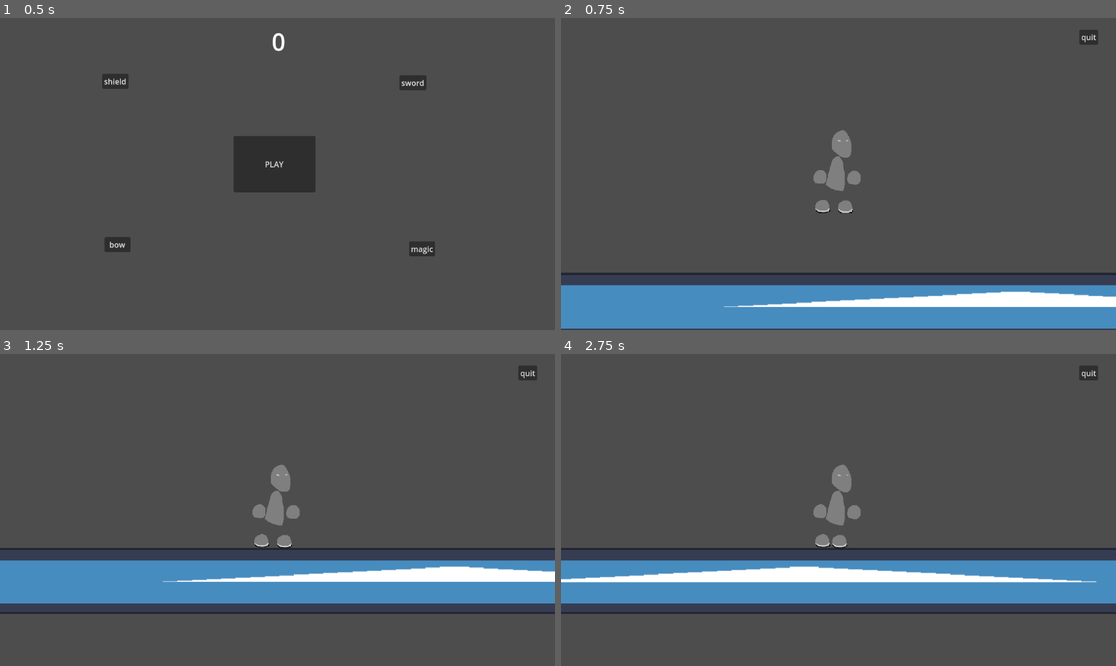
Above: before the commit, frames 1-4 (two rows, left to right).
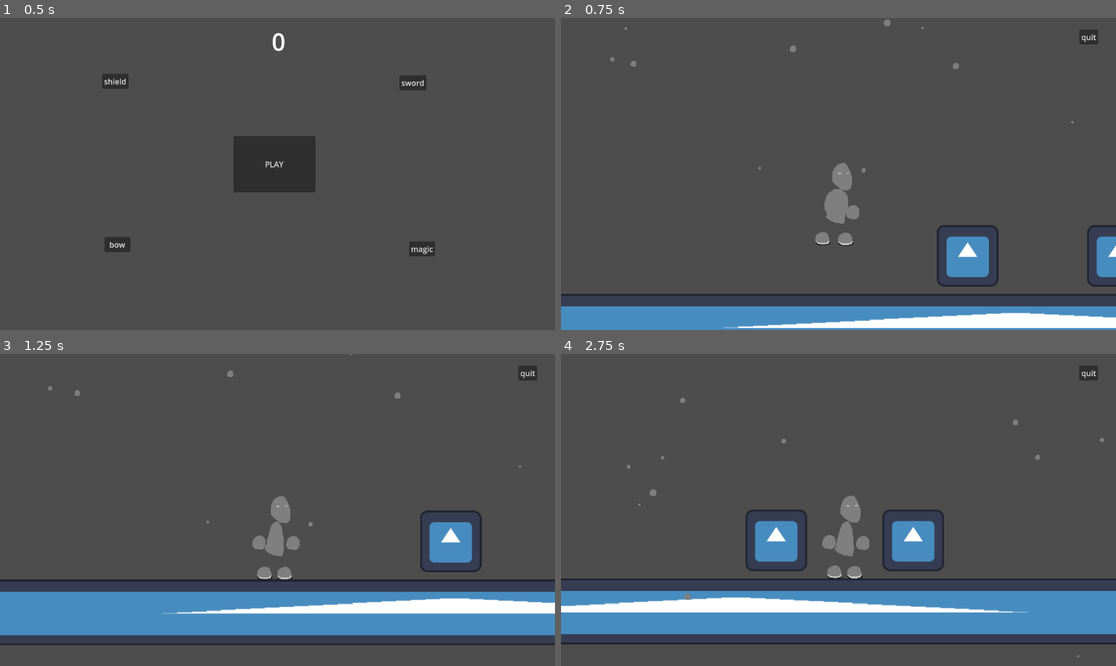
Above: after the commit, the same moments.

Repository: MORF11/gd_sns
Game: Godot game, scene res://main.tscn
The game is run twice, just before and just after one commit, with the same random seed, the same clock (stepped at 60 frames per second) and the same inputs. The engine's default icon, where the game draws it, is replaced by a stand-in: a white triangle on a blue panel in a dark square.
Inputs (mouse positions are in pixels of both pictures, inside the frame that each line leads up to):
- Up to frame 1 (0.5 s): no input
- Up to frame 2 (0.75 s): click "PLAY" at 0.5 s
- Up to frame 3 (1.25 s): no input
- Up to frame 4 (2.75 s): tap Enter at 1.25 s; move the mouse to (960, 494) at 1.27 s; press the mouse at (960, 494) at 1.28 s; hold D (right) 1.28-2 s; tap Up (ui_up) at 1.52 s; right-click (960, 494) at 1.55 s; release the mouse at (960, 494) at 2 s; drag from (727, 525) to (810, 572) at 2.02 s

Frame 1 is identical in both runs. In frame 2, 13% of the frame differs, in the area x 0-100%, y 0-100%; in frame 3, 24%; in frame 4, 25%, in the area x 0-100%, y 14-98%.

Commit message:
abubabube

Diff:
--- a/sns_minigames/apple.gd
+++ b/sns_minigames/apple.gd
@@ -1,11 +1,4 @@
 extends CharacterBody2D
-
-#@onready var me = $"."
-#@onready var chrctr = $"../chrctr"
-#func _process(delta: float) -> void:
-	#velocity = Vector2.ZERO
-	#velocity = me.position.direction_to(chrctr.position) * 25000 * delta
-	#move_and_slide()
 
 @export var is_spawned = false
 @export var sp = 25000
--- a/sns_minigames/arrow.gd
+++ b/sns_minigames/arrow.gd
@@ -1,4 +1,6 @@
 extends CharacterBody2D
+
+@export var dmg = 0
 
 func _process(_delta: float) -> void:
 	$".".rotate(get_angle_to($".".position+velocity))
@@ -9,8 +11,13 @@
 
 
 func _on_area_2d_body_entered(body: Node2D) -> void:
-	if body is StaticBody2D:
+	if body.get_parent().name == "targets":
 		body.del(0.1)
 		$"..".score += 1
 		velocity *= 0.7
-		$"..".get_child(4).add()
+		$"..".get_child(3).add()
+	elif false:
+		pass
+		# do dmg to enemy (dmg itself in arg)
+	elif body is StaticBody2D:
+		queue_free()
--- /dev/null
+++ b/sns_minigames/base_enemy.gd
@@ -0,0 +1,14 @@
+extends CharacterBody2D
+
+var dmg = 10
+var side = -1 if randi()%2 == 1 else 1
+
+func _physics_process(delta: float) -> void:
+	if abs(velocity.x) < 200:
+		velocity.x += 500*side*delta
+	move_and_slide()
+
+
+func _on_area_2d_body_entered(body: Node2D) -> void:
+	if body.collision_layer == 2 or body.collision_layer == 4:
+		side *= -1
--- /dev/null
+++ b/sns_minigames/base_enemy.tscn
@@ -0,0 +1,34 @@
+[gd_scene load_steps=5 format=3 uid="uid://dk57ijnuluowh"]
+
+[ext_resource type="Script" uid="uid://bfeyf6rufbxm2" path="res://base_enemy.gd" id="1_72wxb"]
+[ext_resource type="Texture2D" uid="uid://b08mv82n1aiaj" path="res://icon.svg" id="1_vaaym"]
+
+[sub_resource type="RectangleShape2D" id="RectangleShape2D_72wxb"]
+size = Vector2(126, 127)
+
+[sub_resource type="RectangleShape2D" id="RectangleShape2D_nxij1"]
+size = Vector2(132, 127)
+
+[node name="CharacterBody2D" type="CharacterBody2D"]
+collision_layer = 2
+collision_mask = 6
+script = ExtResource("1_72wxb")
+
+[node name="Icon" type="Sprite2D" parent="."]
+texture_filter = 2
+texture = ExtResource("1_vaaym")
+
+[node name="CollisionShape2D" type="CollisionShape2D" parent="."]
+position = Vector2(0, 0.5)
+shape = SubResource("RectangleShape2D_72wxb")
+
+[node name="Area2D" type="Area2D" parent="."]
+position = Vector2(-0.5, 0)
+collision_layer = 2
+collision_mask = 6
+
+[node name="CollisionShape2D" type="CollisionShape2D" parent="Area2D"]
+position = Vector2(0.5, -1.5)
+shape = SubResource("RectangleShape2D_nxij1")
+
+[connection signal="body_entered" from="Area2D" to="." method="_on_area_2d_body_entered"]
--- a/sns_minigames/camtar.gd
+++ b/sns_minigames/camtar.gd
@@ -2,13 +2,8 @@
 
 var sp = 3
 
-func _process(_delta: float) -> void:
+func _physics_process(delta: float) -> void:
 	if position.distance_to($"../CharacterBody2D".position) != 0:
 		if position.distance_to($"../CharacterBody2D".position) > 70:
-			sp = 7
-		else:
-			sp = 5
-		position.x = move_toward(position.x,$"../CharacterBody2D".position.x,sp)
-		position.y = move_toward(position.y,$"../CharacterBody2D".position.y,sp)
-		$"..".get_parent().get_child(5).position = Vector2(position.x+500,position.y-300)
-		print(sp)
+			position = position.lerp($"../CharacterBody2D".position,4*delta)
+	$"..".get_parent().get_child(5).position = Vector2(position.x+500,position.y-300)
--- a/sns_minigames/char.gd
+++ b/sns_minigames/char.gd
@@ -2,48 +2,69 @@
 
 @export var ml_dmg = 0
 @export var hp = 0
-@export var ult_dmg = 0
+@export var ult_regen = 0
 @export var rg_dmg = 0
-var j_fl = false
+@onready var a = $AnimationPlayer
 var side = 'r'
+var unbreakable = ["atack","range","ult"]
+var ar = preload("res://arrow.tscn")
+var ins
 
 func _ready() -> void:
-	$AnimationPlayer.play("idle")
+	a.play("idle")
 
 
 func _physics_process(delta):
+	if a.current_animation == "range":
+			a.speed_scale = 0.5
+	else:
+		a.speed_scale = 1
+
 	if not is_on_floor():
 		velocity.y += 9.8 * delta * 300
-		if j_fl and velocity.y > 0:
-			velocity.y += 500
-			j_fl = false
 
 	if Input.is_action_pressed("up") and is_on_floor():
-		velocity.y += -2000
-		j_fl = true
+		velocity.y += -1400
+		a.play("fall")
 
-	if Input.is_action_pressed("right") and abs(velocity.x) < 500:
-		velocity.x += 100
-		$AnimationPlayer.play("walk")
+	if Input.is_action_pressed("right") and abs(velocity.x) < 700:
+		velocity.x += 200
+		if is_on_floor():
+			if a.current_animation not in unbreakable:
+				a.play("walk")
 		if side != 'r':
 			scale.x = -0.6
 			side = 'r'
-	elif Input.is_action_pressed("left") and abs(velocity.x) < 500:
-		velocity.x -= 100
-		$AnimationPlayer.play("walk")
+	elif Input.is_action_pressed("left") and abs(velocity.x) < 700:
+		velocity.x -= 200
+		if is_on_floor():
+			if a.current_animation not in unbreakable:
+				a.play("walk")
 		if side != 'l':
 			scale.x = -0.6
 			side = 'l'
 
 	if Input.is_action_pressed("atack"):
-		print(1)
+		if a.current_animation not in unbreakable:
+			a.play("atack")
 	elif Input.is_action_pressed("range"):
-		print(2)
+		if not a.current_animation == "range":
+			ins = ar.instantiate()
+			ins.dmg = rg_dmg
+			ins.scale *= 1 if side == 'r' else -1
+			ins.velocity = Vector2(1500,-150) if side == 'r' else Vector2(-1500,-150)
+			ins.position = $Arm.global_position
+			$"..".add_child(ins)
+		a.play("range")
 	elif Input.is_action_pressed("ult"):
 		print(3)
 
-	if not Input.is_anything_pressed():
-		$AnimationPlayer.play("idle")
+	if not Input.is_anything_pressed() and is_on_floor():
+		if a.current_animation not in unbreakable:
+			a.play("idle")
+	if not is_on_floor():
+			if a.current_animation not in unbreakable:
+				a.play("fall")
 
-	velocity *= 0.92
+	velocity.x *= 0.9
 	move_and_slide()
--- a/sns_minigames/char.tscn
+++ b/sns_minigames/char.tscn
@@ -81,7 +81,7 @@
 "times": PackedFloat32Array(0),
 "transitions": PackedFloat32Array(1),
 "update": 0,
-"values": [0.31066862]
+"values": [0.0]
 }
 tracks/6/type = "value"
 tracks/6/imported = false
@@ -117,7 +117,7 @@
 "times": PackedFloat32Array(0),
 "transitions": PackedFloat32Array(1),
 "update": 0,
-"values": [0.15533431]
+"values": [0.0]
 }
 
 [sub_resource type="Animation" id="Animation_aukrg"]
@@ -154,7 +154,7 @@
 tracks/2/interp = 1
 tracks/2/loop_wrap = true
 tracks/2/keys = {
-"times": PackedFloat32Array(0, 0.1, 0.2424757),
+"times": PackedFloat32Array(0, 0.1, 0.23333333),
 "transitions": PackedFloat32Array(1, 1, 1),
 "update": 0,
 "values": [Vector2(-62, 10), Vector2(170, -68), Vector2(-62, 10)]
@@ -182,6 +182,94 @@
 "transitions": PackedFloat32Array(1, 1, 1),
 "update": 0,
 "values": [Vector2(55, 15), Vector2(44, 27), Vector2(55, 15)]
+}
+tracks/5/type = "value"
+tracks/5/imported = false
+tracks/5/enabled = true
+tracks/5/path = NodePath("Head:rotation")
+tracks/5/interp = 1
+tracks/5/loop_wrap = true
+tracks/5/keys = {
+"times": PackedFloat32Array(0, 0.23333333),
+"transitions": PackedFloat32Array(1, 1),
+"update": 0,
+"values": [0.0, 0.0]
+}
+tracks/6/type = "value"
+tracks/6/imported = false
+tracks/6/enabled = true
+tracks/6/path = NodePath("Body:rotation")
+tracks/6/interp = 1
+tracks/6/loop_wrap = true
+tracks/6/keys = {
+"times": PackedFloat32Array(0, 0.23333333),
+"transitions": PackedFloat32Array(1, 1),
+"update": 0,
+"values": [0.0, 0.0]
+}
+
+[sub_resource type="Animation" id="Animation_4phwq"]
+resource_name = "fall"
+loop_mode = 1
+tracks/0/type = "value"
+tracks/0/imported = false
+tracks/0/enabled = true
+tracks/0/path = NodePath("Arm2:position")
+tracks/0/interp = 1
+tracks/0/loop_wrap = true
+tracks/0/keys = {
+"times": PackedFloat32Array(0, 0.46666667, 1),
+"transitions": PackedFloat32Array(1, 1, 1),
+"update": 0,
+"values": [Vector2(83, -113), Vector2(81, -102), Vector2(83, -113)]
+}
+tracks/1/type = "value"
+tracks/1/imported = false
+tracks/1/enabled = true
+tracks/1/path = NodePath("Arm:position")
+tracks/1/interp = 1
+tracks/1/loop_wrap = true
+tracks/1/keys = {
+"times": PackedFloat32Array(0, 0.43333334, 1),
+"transitions": PackedFloat32Array(1, 1, 1),
+"update": 0,
+"values": [Vector2(-67, -110), Vector2(-66, -100), Vector2(-67, -110)]
+}
+tracks/2/type = "value"
+tracks/2/imported = false
+tracks/2/enabled = true
+tracks/2/path = NodePath("Leg2:position")
+tracks/2/interp = 1
+tracks/2/loop_wrap = true
+tracks/2/keys = {
+"times": PackedFloat32Array(0, 0.43333334, 1),
+"transitions": PackedFloat32Array(1, 1, 1),
+"update": 0,
+"values": [Vector2(58.999996, 83), Vector2(60.999996, 73), Vector2(58.999996, 83)]
+}
+tracks/3/type = "value"
+tracks/3/imported = false
+tracks/3/enabled = true
+tracks/3/path = NodePath("Leg:position")
+tracks/3/interp = 1
+tracks/3/loop_wrap = true
+tracks/3/keys = {
+"times": PackedFloat32Array(0, 0.43333334, 1),
+"transitions": PackedFloat32Array(1, 1, 1),
+"update": 0,
+"values": [Vector2(-53, 107), Vector2(-60, 121), Vector2(-53, 107)]
+}
+tracks/4/type = "value"
+tracks/4/imported = false
+tracks/4/enabled = true
+tracks/4/path = NodePath("Head:rotation")
+tracks/4/interp = 1
+tracks/4/loop_wrap = true
+tracks/4/keys = {
+"times": PackedFloat32Array(0, 0.4, 1),
+"transitions": PackedFloat32Array(1, 1, 1),
+"update": 0,
+"values": [0.0, 0.12217305, 0.0]
 }
 
 [sub_resource type="Animation" id="Animation_4qfe4"]
@@ -255,6 +343,118 @@
 tracks/5/loop_wrap = true
 tracks/5/keys = {
 "times": PackedFloat32Array(-0.06666668, 1),
+"transitions": PackedFloat32Array(1, 1),
+"update": 0,
+"values": [0.0, 0.0]
+}
+tracks/6/type = "value"
+tracks/6/imported = false
+tracks/6/enabled = true
+tracks/6/path = NodePath("Leg:position")
+tracks/6/interp = 1
+tracks/6/loop_wrap = true
+tracks/6/keys = {
+"times": PackedFloat32Array(0, 0.96666664),
+"transitions": PackedFloat32Array(1, 1),
+"update": 0,
+"values": [Vector2(26.454834, 110.862595), Vector2(26.454834, 110.862595)]
+}
+tracks/7/type = "value"
+tracks/7/imported = false
+tracks/7/enabled = true
+tracks/7/path = NodePath("Leg2:position")
+tracks/7/interp = 1
+tracks/7/loop_wrap = true
+tracks/7/keys = {
+"times": PackedFloat32Array(0, 0.96666664),
+"transitions": PackedFloat32Array(1, 1),
+"update": 0,
+"values": [Vector2(-42.872772, 110), Vector2(-42.872772, 110)]
+}
+
+[sub_resource type="Animation" id="Animation_qxri4"]
+resource_name = "range"
+length = 0.25
+tracks/0/type = "value"
+tracks/0/imported = false
+tracks/0/enabled = true
+tracks/0/path = NodePath("Head:position")
+tracks/0/interp = 1
+tracks/0/loop_wrap = true
+tracks/0/keys = {
+"times": PackedFloat32Array(0, 0.1, 0.23333333),
+"transitions": PackedFloat32Array(1, 1, 1),
+"update": 0,
+"values": [Vector2(13, -106.402084), Vector2(19, -110), Vector2(13, -106.402)]
+}
+tracks/1/type = "value"
+tracks/1/imported = false
+tracks/1/enabled = true
+tracks/1/path = NodePath("Body:position")
+tracks/1/interp = 1
+tracks/1/loop_wrap = true
+tracks/1/keys = {
+"times": PackedFloat32Array(0, 0.1, 0.23333333),
+"transitions": PackedFloat32Array(1, 1, 1),
+"update": 0,
+"values": [Vector2(3, -3.2500093), Vector2(8, -10), Vector2(3, -3.2500093)]
+}
+tracks/2/type = "value"
+tracks/2/imported = false
+tracks/2/enabled = true
+tracks/2/path = NodePath("Arm:position")
+tracks/2/interp = 1
+tracks/2/loop_wrap = true
+tracks/2/keys = {
+"times": PackedFloat32Array(0, 0.1, 0.2424757),
+"transitions": PackedFloat32Array(1, 1, 1),
+"update": 0,
+"values": [Vector2(-62, 10), Vector2(170, -68), Vector2(-62, 10)]
+}
+tracks/3/type = "value"
+tracks/3/imported = false
+tracks/3/enabled = true
+tracks/3/path = NodePath("Arm:scale")
+tracks/3/interp = 1
+tracks/3/loop_wrap = true
+tracks/3/keys = {
+"times": PackedFloat32Array(0, 0.25),
+"transitions": PackedFloat32Array(1, 1),
+"update": 0,
+"values": [Vector2(1, 1), Vector2(1, 1)]
+}
+tracks/4/type = "value"
+tracks/4/imported = false
+tracks/4/enabled = true
+tracks/4/path = NodePath("Arm2:position")
+tracks/4/interp = 1
+tracks/4/loop_wrap = true
+tracks/4/keys = {
+"times": PackedFloat32Array(0, 0.1, 0.25),
+"transitions": PackedFloat32Array(1, 1, 1),
+"update": 0,
+"values": [Vector2(55, 15), Vector2(44, 27), Vector2(55, 15)]
+}
+tracks/5/type = "value"
+tracks/5/imported = false
+tracks/5/enabled = true
+tracks/5/path = NodePath("Body:rotation")
+tracks/5/interp = 1
+tracks/5/loop_wrap = true
+tracks/5/keys = {
+"times": PackedFloat32Array(0, 0.23333333),
+"transitions": PackedFloat32Array(1, 1),
+"update": 0,
+"values": [0.0, 0.0]
+}
+tracks/6/type = "value"
+tracks/6/imported = false
+tracks/6/enabled = true
+tracks/6/path = NodePath("Head:rotation")
+tracks/6/interp = 1
+tracks/6/loop_wrap = true
+tracks/6/keys = {
+"times": PackedFloat32Array(0, 0.23333333),
 "transitions": PackedFloat32Array(1, 1),
 "update": 0,
 "values": [0.0, 0.0]
@@ -331,10 +531,10 @@
 tracks/5/interp = 1
 tracks/5/loop_wrap = true
 tracks/5/keys = {
-"times": PackedFloat32Array(0),
-"transitions": PackedFloat32Array(1),
-"update": 0,
-"values": [Vector2(-53, 107)]
+"times": PackedFloat32Array(0, 0.13333334, 0.3, 0.43333334, 0.6),
+"transitions": PackedFloat32Array(1, 1, 1, 1, 1),
+"update": 0,
+"values": [Vector2(-91, 76), Vector2(-61, 91), Vector2(26.70279, 110.91891), Vector2(52, 89), Vector2(-91, 76)]
 }
 tracks/6/type = "value"
 tracks/6/imported = false
@@ -343,10 +543,10 @@
 tracks/6/interp = 1
 tracks/6/loop_wrap = true
 tracks/6/keys = {
-"times": PackedFloat32Array(0, 0.13333334, 0.3),
-"transitions": PackedFloat32Array(1, 1, 1),
-"update": 0,
-"values": [Vector2(26, 109), Vector2(-6, 109), Vector2(-58.999996, 84)]
+"times": PackedFloat32Array(0, 0.13333334, 0.3, 0.43333334, 0.6),
+"transitions": PackedFloat32Array(1, 1, 1, 1, 1),
+"update": 0,
+"values": [Vector2(54, 96), Vector2(2, 110), Vector2(-43, 110), Vector2(-61, 93), Vector2(54, 96)]
 }
 tracks/7/type = "value"
 tracks/7/imported = false
@@ -365,7 +565,9 @@
 _data = {
 &"RESET": SubResource("Animation_0e1sv"),
 &"atack": SubResource("Animation_aukrg"),
+&"fall": SubResource("Animation_4phwq"),
 &"idle": SubResource("Animation_4qfe4"),
+&"range": SubResource("Animation_qxri4"),
 &"walk": SubResource("Animation_63ads")
 }
 
@@ -378,12 +580,10 @@
 
 [node name="Head" type="Sprite2D" parent="."]
 position = Vector2(13, -106.402084)
-rotation = 0.31066862
 texture = ExtResource("1_4qfe4")
 
 [node name="Body" type="Sprite2D" parent="."]
 position = Vector2(3, -3.2500093)
-rotation = 0.15533431
 scale = Vector2(1.3, 1.3)
 texture = ExtResource("2_0e1sv")
 
--- a/sns_minigames/pltfrmr.tscn
+++ b/sns_minigames/pltfrmr.tscn
@@ -1,23 +1,43 @@
-[gd_scene load_steps=5 format=3 uid="uid://cr88suev44554"]
+[gd_scene load_steps=9 format=3 uid="uid://cr88suev44554"]
 
 [ext_resource type="PackedScene" uid="uid://vn2erbrxcr04" path="res://char.tscn" id="1_qtnqo"]
 [ext_resource type="Texture2D" uid="uid://b08mv82n1aiaj" path="res://icon.svg" id="2_dfa6w"]
 [ext_resource type="Script" uid="uid://cgqk43miwpiwp" path="res://camtar.gd" id="3_i76yi"]
+[ext_resource type="Texture2D" uid="uid://dqwrf244403r8" path="res://assets/hand.png" id="4_i76yi"]
+[ext_resource type="PackedScene" uid="uid://dk57ijnuluowh" path="res://base_enemy.tscn" id="5_pcwf8"]
 
 [sub_resource type="RectangleShape2D" id="RectangleShape2D_qtnqo"]
-size = Vector2(3864, 30)
+size = Vector2(3864, 132)
+
+[sub_resource type="ParticleProcessMaterial" id="ParticleProcessMaterial_pcwf8"]
+lifetime_randomness = 0.04
+emission_shape = 3
+emission_box_extents = Vector3(1400, 0, 1)
+angle_min = -109.99999
+angle_max = 111.000015
+direction = Vector3(0, 1, 0)
+initial_velocity_min = 56.55
+initial_velocity_max = 76.25
+gravity = Vector3(0, 98, 0)
+scale_min = 0.099999994
+scale_max = 0.29999998
+
+[sub_resource type="RectangleShape2D" id="RectangleShape2D_pcwf8"]
 
 [node name="Node2D" type="Node2D"]
 
 [node name="CharacterBody2D" parent="." instance=ExtResource("1_qtnqo")]
 position = Vector2(352, 204)
 scale = Vector2(0.6, 0.6)
+collision_mask = 4
 
 [node name="StaticBody2D" type="StaticBody2D" parent="."]
 position = Vector2(415, 480)
+collision_layer = 4
+collision_mask = 3
 
 [node name="CollisionShape2D" type="CollisionShape2D" parent="StaticBody2D"]
-position = Vector2(304, -7)
+position = Vector2(304, 44)
 shape = SubResource("RectangleShape2D_qtnqo")
 
 [node name="Icon" type="Sprite2D" parent="StaticBody2D"]
@@ -26,8 +46,39 @@
 texture = ExtResource("2_dfa6w")
 
 [node name="camtar" type="Node2D" parent="."]
-position = Vector2(352, 198)
+position = Vector2(352, 203)
 script = ExtResource("3_i76yi")
 
 [node name="Camera2D" type="Camera2D" parent="camtar"]
 limit_enabled = false
+
+[node name="GPUParticles2D" type="GPUParticles2D" parent="camtar/Camera2D"]
+texture_filter = 1
+position = Vector2(0, -335)
+amount = 30
+texture = ExtResource("4_i76yi")
+lifetime = 3.5
+preprocess = 2.0
+process_material = SubResource("ParticleProcessMaterial_pcwf8")
+
+[node name="CharacterBody2D2" parent="." instance=ExtResource("5_pcwf8")]
+position = Vector2(611, 378)
+
+[node name="CharacterBody2D3" parent="." instance=ExtResource("5_pcwf8")]
+position = Vector2(923, 378)
+
+[node name="StaticBody2D2" type="StaticBody2D" parent="."]
+position = Vector2(52, 386)
+collision_layer = 4
+collision_mask = 3
+
+[node name="CollisionShape2D" type="CollisionShape2D" parent="StaticBody2D2"]
+shape = SubResource("RectangleShape2D_pcwf8")
+
+[node name="StaticBody2D3" type="StaticBody2D" parent="."]
+position = Vector2(1162, 373)
+collision_layer = 4
+collision_mask = 3
+
+[node name="CollisionShape2D" type="CollisionShape2D" parent="StaticBody2D3"]
+shape = SubResource("RectangleShape2D_pcwf8")
--- a/sns_minigames/project.godot
+++ b/sns_minigames/project.godot
@@ -62,6 +62,12 @@
 ]
 }
 
+[layer_names]
+
+2d_physics/layer_1="plr"
+2d_physics/layer_2="nms"
+2d_physics/layer_3="wls"
+
 [rendering]
 
 textures/canvas_textures/default_texture_filter=0
Binary file added: sns_minigames/200w.gif
Binary file added: sns_minigames/assets/200w.gif
Not shown, added: sns_minigames/base_enemy.gd.uid
Binary file added: sns_minigames/bubble.png
Not shown, added: sns_minigames/bubble.png.import
Not shown: 1 places in sns_minigames/char.tscn that only renumber resources
